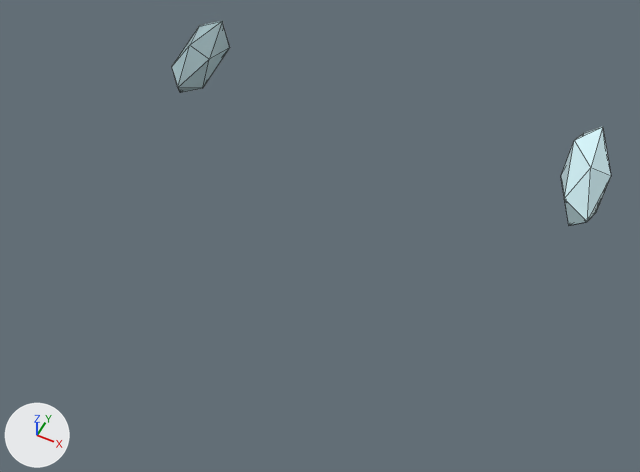
Before and after pictures for a commit that changed the glTF model water-spray.glb.
The view is the same before and after, from a 50 mm lens placed at (0.157, -0.397, 0.382), pointed at (0.017, -0.116, 0.03). Arrows for +X, +Y and +Z are at lower left; the lights stay in place. The first picture is the older version. Mesh edges are drawn as thin lines. Where no turn or scale is listed for an object, it has been applied to the vertices.

Names of what the first picture shows: 'Spray_00', 'Spray_09'.
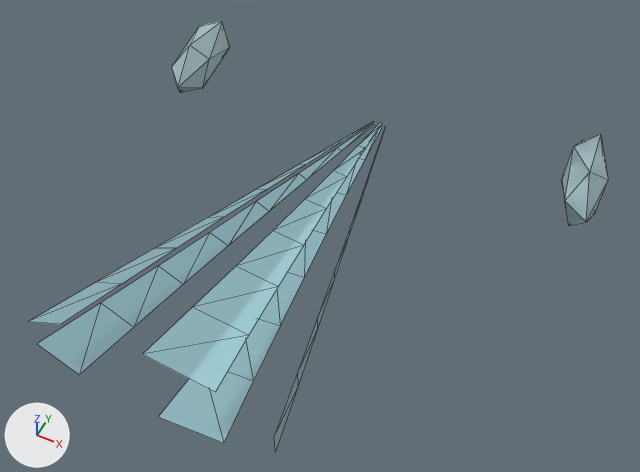
The change in detail:
Material 'Engine spray | White aerated water' (mat_engine_spray___white_aerated_water) is new.
Its base color is (0.48, 0.85, 0.93) (cyan #b8edf7).
Its roughness is 0.2.
Its alpha is 0.48.
Mesh me_engine_aerated_spray is new.
It has 80 vertices, 70 faces and spans x -0.061..0.062, y -0.247..0.0, z 0.01..0.083.
It uses material mat_engine_spray___white_aerated_water (cyan #b8edf7).
Object 'Spray_00' (ob_spray_00) moves from (0.13, -0.0025, 0.0252) to (0.13, 0.0, 0.02).
Object 'Spray_00' (ob_spray_00) is rescaled from (0.0143, 0.0332, 0.0178) to (0.0135, 0.0312, 0.0168).
Object 'Engine aerated spray' (ob_engine_aerated_spray) is new; it shows me_engine_aerated_spray.
Its location is (0.0, 0.0, 0.0).

Pixel boxes (x1, y1, x2, y2) of what changed, in the pictures (640 x 472 px):
'Engine aerated spray', added
    after: (28, 122, 383, 452)
'Spray_00', moved, rescaled (8% narrower, 7% shorter)
    before: (561, 126, 611, 225)
    after: (562, 134, 608, 226)
'Spray_08', unchanged, uncovered by the edit
    after: (562, 134, 608, 225)
